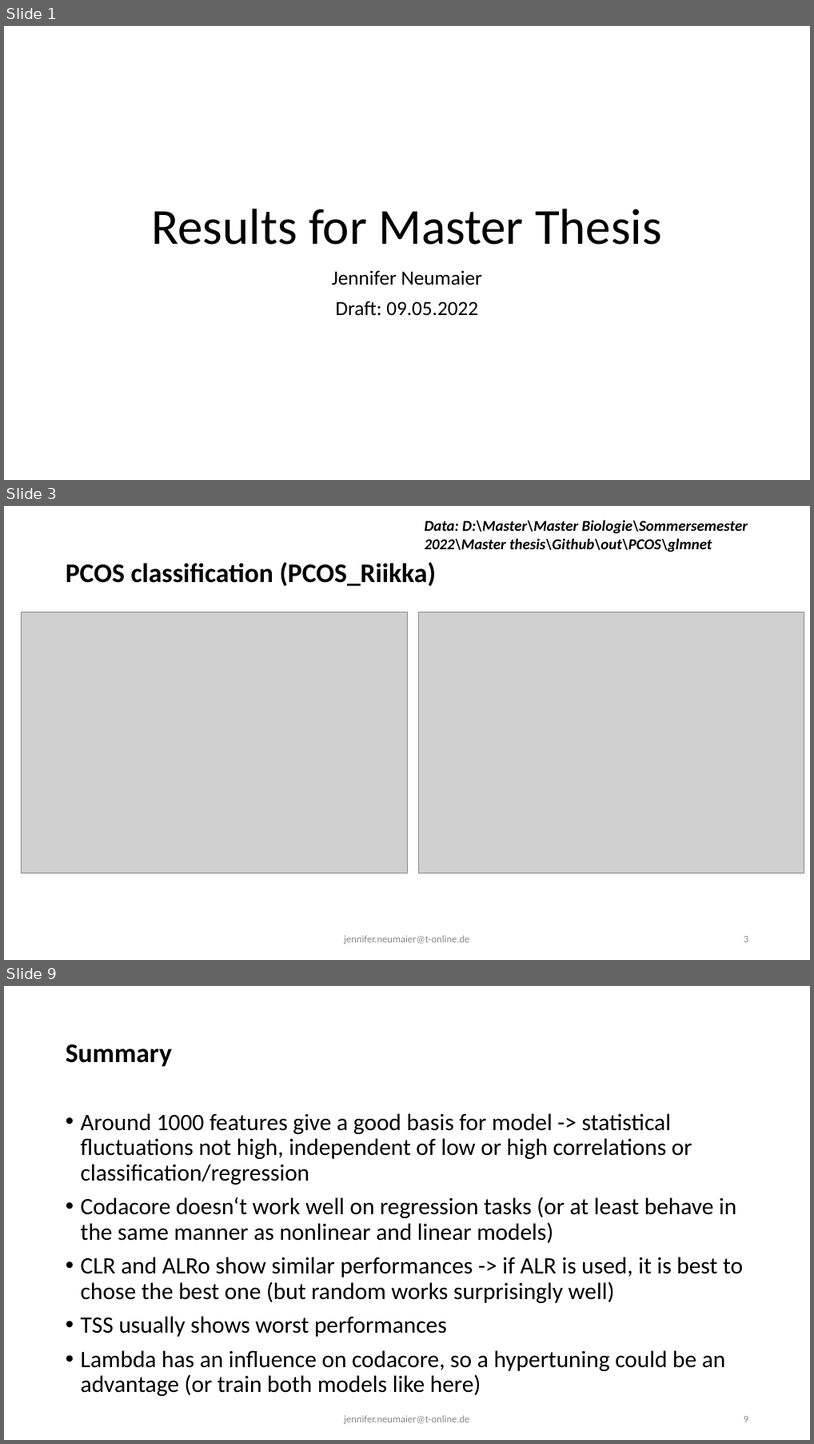
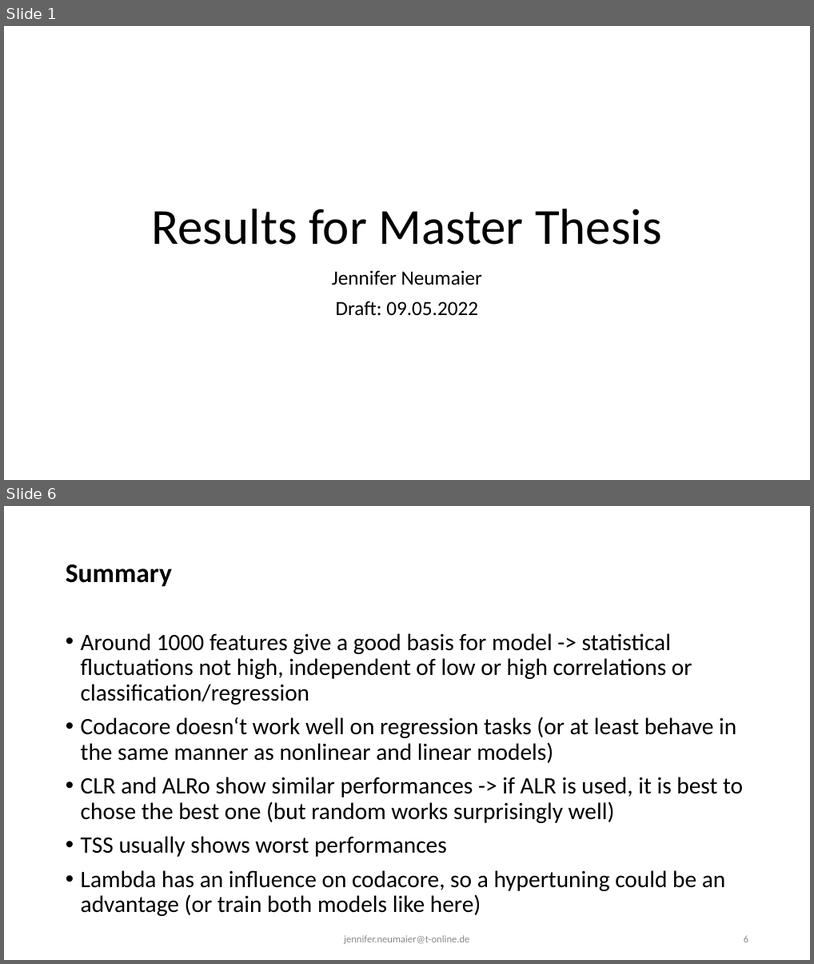
Before and after one commit to JenniferNeumaier/ml_coda, a slide deck: doc/Results for Master Thesis.odp. Shown one above the other, each under a label of ours: slides 1, 3 and 9 before the commit, slides 1 and 6 after it; the slides between them are not shown. The pictures are 814x1444 and 814x964 pixels, drawn with LibreOffice and Linux fonts; fonts in the diff are those of the drawing; grey boxes stand for pictures. Boxes give left, top, right and bottom in pixels: in the first picture for what was removed or moved away, otherwise in the second. Text is boxed around its words. In the diff, an @@ line names an element or a change of style, - is before the commit and + after.

Commit message:
added final plots and illustrative figures

```diff
--- a/doc/Results for Master Thesis.odp
+++ b/doc/Results for Master Thesis.odp
@@ slide 3 removed at (4, 506, 810, 960), background #FFFFFF @@
@@ text removed at (425, 520, 748, 552) @@
-Data: D:\Master\Master Biologie\Sommersemester 2022\Master thesis\Github\out\PCOS\glmnet
@@ title removed at (66, 562, 436, 586) @@
-PCOS classification (PCOS_Riikka)
@@ picture removed at (21, 612, 407, 872) @@
@@ picture removed at (418, 612, 805, 872) @@
@@ text removed at (344, 935, 470, 944) @@
-jennifer.neumaier@t-online.de
@@ page number removed at (744, 936, 749, 942) @@
-3
@@ what was slide 9 is now slide 6 @@
```
Also in this commit, not shown: 1 slide changed, 4 slides added, 6 other slides removed.
